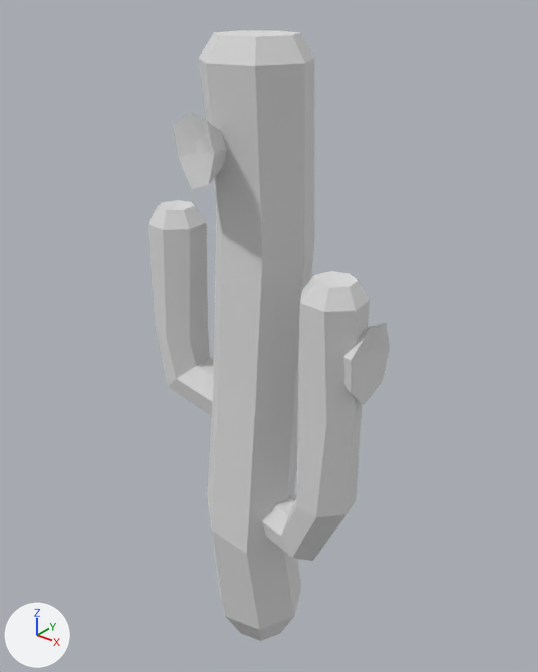
Two versions of the glTF model public/models/cactus-big.glb, one commit apart.
Both versions are drawn from a 50 mm camera at (1.68, -2.03, 2.74) aimed at (-0.03, 0.11, 1.42). The lights are fixed; the arrows at lower left show +X, +Y and +Z. Where no turn or scale is listed for an object, it has been applied to the vertices.

Objects in the first picture: 'cactus-big'.
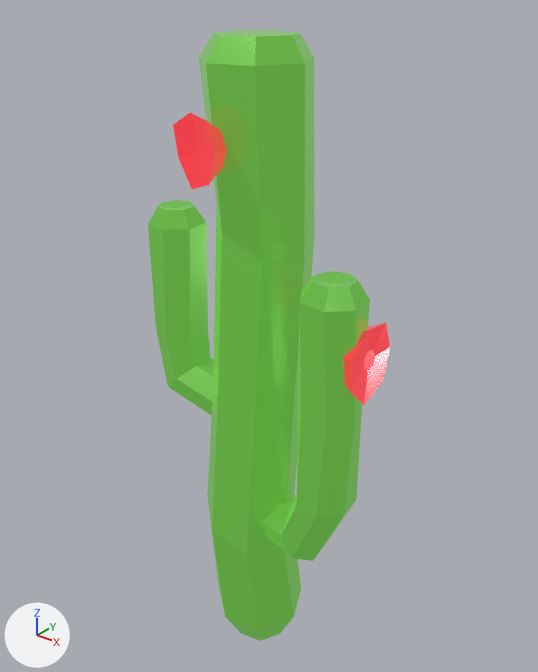
The edits, one by one:
Picture 'base' (img_base) is new.
Material 'LOWPOLY-COLORS.001' (mat_lowpoly_colors_001) is new.
Uses the picture img_base.
me_cactus_big has 171 vertices, 302 faces and spans x -0.55..0.56, y -0.24..0.28, z -0.1..2.57.
me_cactus_big no longer uses material mat_lowpoly_colors (white #e7e7e7).
me_cactus_big now uses material mat_lowpoly_colors_001.

Boxes (x1, y1, x2, y2) around the edits, measured in the pictures (538 x 672 px):
'cactus-big', recoloured (grey to green): (148, 30, 390, 641) in both
